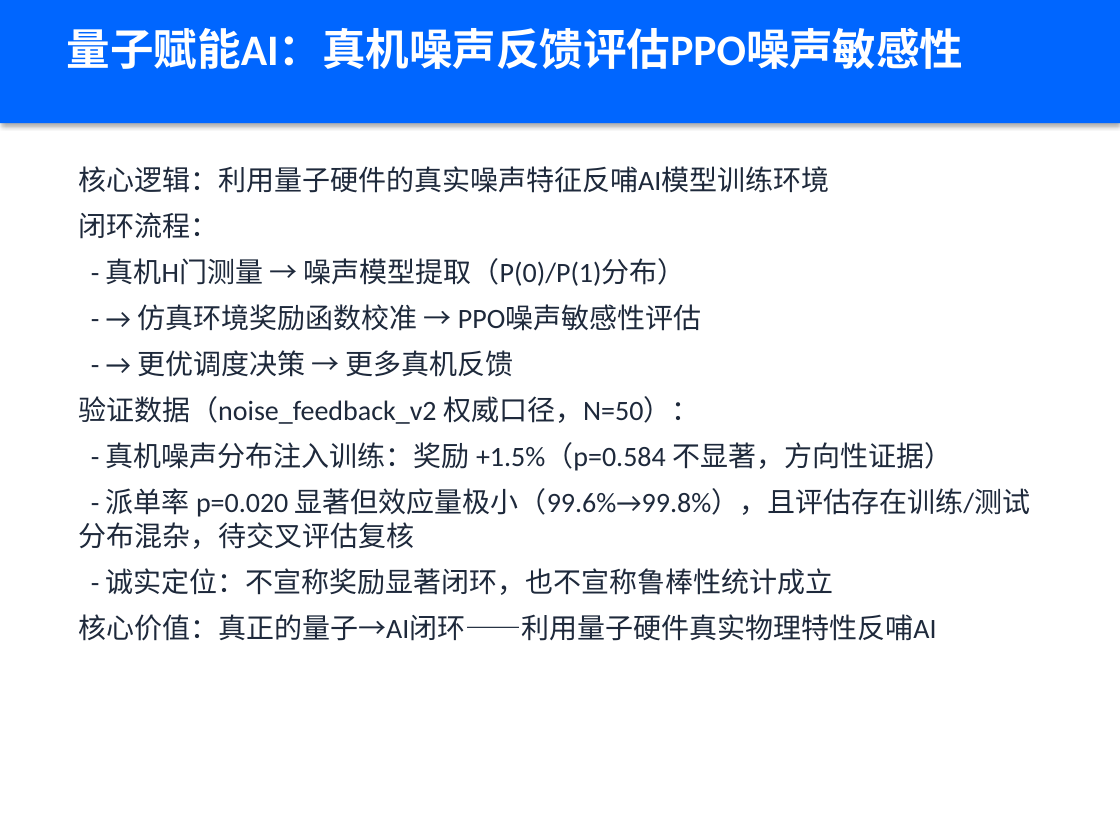
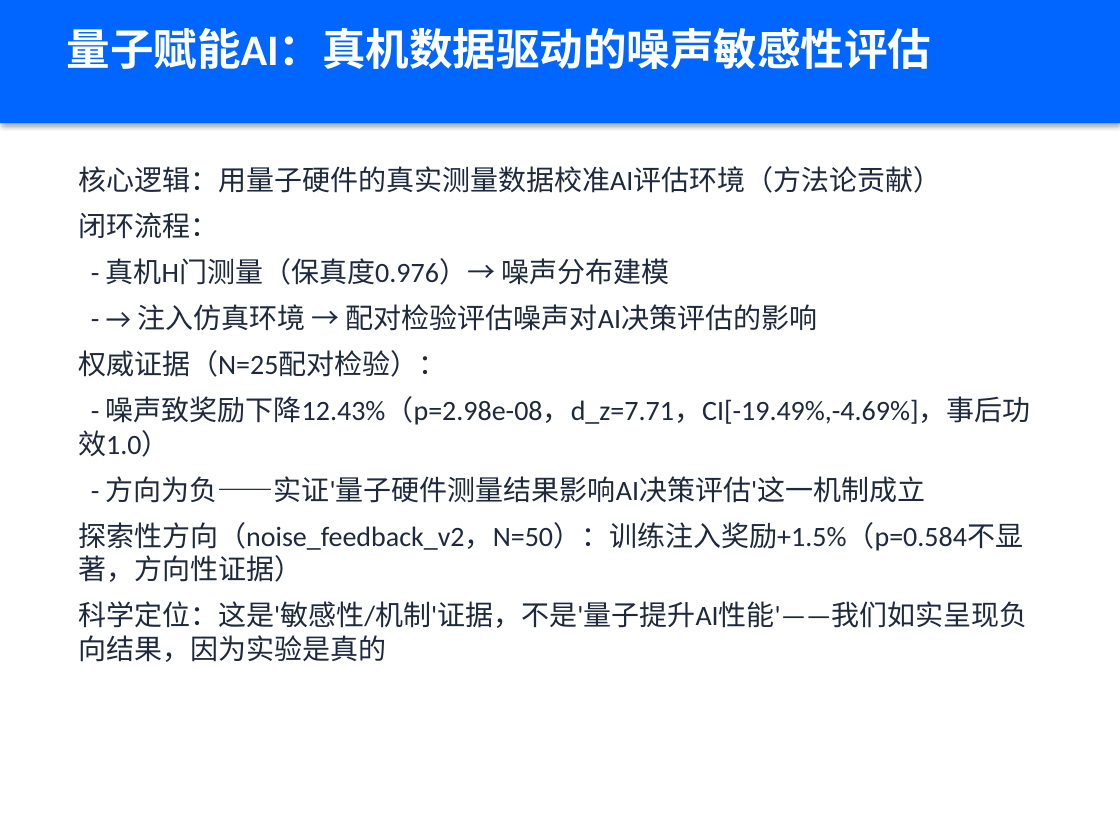
Before and after one commit to xiabai2008/quantum-rl-scheduler, a slide deck: slide 8 of deliverable_models/答辩PPT.pptx. Drawn at 1120x840 pixels with LibreOffice and Linux fonts; fonts in the diff are those of the drawing. Boxes give left, top, right and bottom in pixels: in the first picture for what was removed or moved away, otherwise in the second. Text is boxed around its words. In the diff, an @@ line names an element or a change of style, - is before the commit and + after.

Commit message:
docs: 答辩PPT按新叙事重构 - 双向赋能标题/感知闭环/金融场景/可信度主张
基于 defense_narrative_v1 + industry_case_finance_v1 重写PPT内容:
- P1封面: '量子+AI双向赋能'+金句'AI让量子算力被用好,量子让AI更懂真实世界'
- P2问题定义: 从'利用噪声优化鲁棒性'改为'赛题双向赋能闭环'
- P3方案: '双向感知闭环'框架
- P4: QEM标注'动作位预留'(与实现一致)
- P5: 补统计协议(双检验/28组Bonferroni/CI/功效)
- P8: 噪声敏感性评估(负向机制叙事, N=25配对p=2.98e-08)
- P15: 工程化与可信度(3720/3741+数字门禁+统计协议)
- P16: 替换价值量化为金融行业场景(量子金融风险计算)
- P18: 补双向赋能/利用率/真机验证/真实客户4问答
- 清理: 10,950/375,950/3717/突发洪峰/鲁棒性残留全清

```diff
--- a/deliverable_models/答辩PPT.pptx
+++ b/deliverable_models/答辩PPT.pptx
@@ text at box(67, 28, 931, 69): text changed @@
-量子赋能AI：真机噪声反馈评估PPO噪声敏感性
+量子赋能AI：真机数据驱动的噪声敏感性评估
@@ text at box(78, 166, 941, 193): text changed @@
-核心逻辑：利用量子硬件的真实噪声特征反哺AI模型训练环境
+核心逻辑：用量子硬件的真实测量数据校准AI评估环境（方法论贡献）
@@ text at box(78, 258, 1031, 662): text changed @@
-- 真机H门测量 → 噪声模型提取（P(0)/P(1)分布）
-- → 仿真环境奖励函数校准 → PPO噪声敏感性评估
-- → 更优调度决策 → 更多真机反馈
-验证数据（noise_feedback_v2 权威口径，N=50）：
-- 真机噪声分布注入训练：奖励 +1.5%（p=0.584 不显著，方向性证据）
-- 派单率 p=0.020 显著但效应量极小（99.6%→99.8%），且评估存在训练/测试分布混杂，待交叉评估复核
-- 诚实定位：不宣称奖励显著闭环，也不宣称鲁棒性统计成立
-核心价值：真正的量子→AI闭环——利用量子硬件真实物理特性反哺AI
+- 真机H门测量（保真度0.976）→ 噪声分布建模
+- → 注入仿真环境 → 配对检验评估噪声对AI决策评估的影响
+权威证据（N=25配对检验）：
+- 噪声致奖励下降12.43%（p=2.98e-08，d_z=7.71，CI[-19.49%,-4.69%]，事后功效1.0）
+- 方向为负——实证'量子硬件测量结果影响AI决策评估'这一机制成立
+探索性方向（noise_feedback_v2，N=50）：训练注入奖励+1.5%（p=0.584不显著，方向性证据）
+科学定位：这是'敏感性/机制'证据，不是'量子提升AI性能'——我们如实呈现负向结果，因为实验是真的
```
Also in this commit, not shown: 8 other slides changed, 1 slide added, 1 slide removed, 1 other file.
